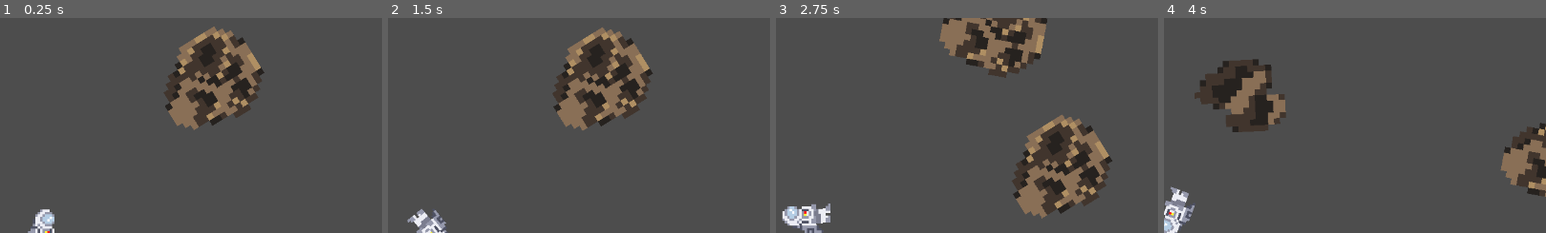
Above: before the commit, frames 1-4 (left to right).
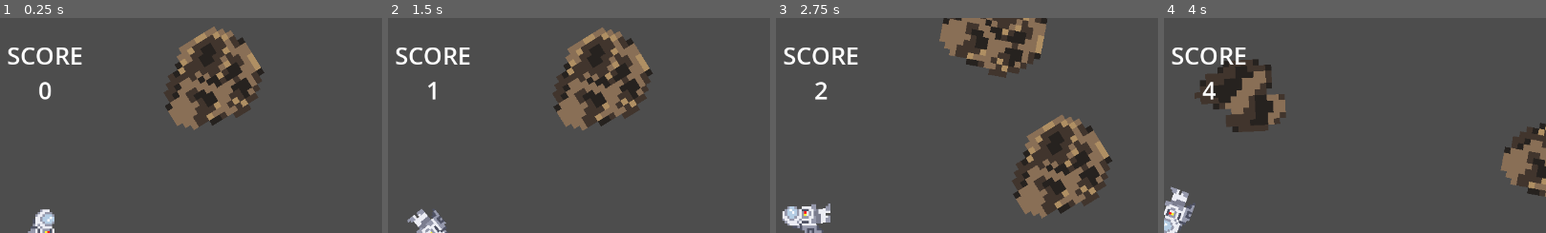
Above: after the commit, the same moments.

Repository: AgilMonkey/NoOxygenGame-ItechGamejam2023
Game: Godot game, scene res://scenes/Main.tscn
Two runs of this game, one before a commit and one after it. Both use one fixed random seed, a clock stepped at 60 frames per second and the inputs below.
Inputs:
- Up to frame 1 (0.25 s): no input
- Up to frame 2 (1.5 s): tap Enter at 0.5 s; hold Right (move_right) 0.53-1.28 s; hold Down (move_back) from 1.28 s (still down)
- Up to frame 3 (2.75 s): release Down (move_back) at 2.03 s; hold Right (move_right) from 2.03 s (still down)
- Up to frame 4 (4 s): release Right (move_right) at 2.78 s; hold Up (move_forward) 2.78-3.53 s; hold Left (move_left) from 3.53 s (still down)
The pictures show only the part of the screen within x 44-94%, y 0-50%; the shares and areas given below are measured in that part.

The runs differ from the first frame. In frame 1, 0.9% of the frame differs, in the area x 2-22%, y 13-39%; in frame 2, 0.9%; in frame 3, 0.9%; in frame 4, 0.9%.

Commit message:
added score mechanic

Diff:
--- a/scenes/Main.tscn
+++ b/scenes/Main.tscn
@@ -1,6 +1,7 @@
-[gd_scene load_steps=16 format=3 uid="uid://c3ex6cnoi4jt4"]
+[gd_scene load_steps=17 format=3 uid="uid://c3ex6cnoi4jt4"]
 
 [ext_resource type="PackedScene" uid="uid://ypipf57o2bjx" path="res://scenes/manager/spawn_manager.tscn" id="1_73e2h"]
+[ext_resource type="PackedScene" uid="uid://ccpbr6cqbw8pv" path="res://scenes/manager/game_manager.tscn" id="1_cpnfk"]
 [ext_resource type="PackedScene" uid="uid://cd8y4ij1ee2ol" path="res://scenes/entity/asteroid/asteroid.tscn" id="2_njqro"]
 [ext_resource type="PackedScene" uid="uid://dcbqsyecyve4g" path="res://scenes/entity/asteroid/asteroid1.tscn" id="3_4mqrj"]
 [ext_resource type="PackedScene" uid="uid://uou4ssvxdcly" path="res://scenes/entity/astronot/astronot.tscn" id="3_5ol35"]
@@ -19,6 +20,8 @@
 radius = 2300.0
 
 [node name="Main" type="Node2D"]
+
+[node name="GameManager" parent="." instance=ExtResource("1_cpnfk")]
 
 [node name="SpawnManager" parent="." instance=ExtResource("1_73e2h")]
 asteroids = Array[PackedScene]([ExtResource("2_njqro"), ExtResource("3_4mqrj"), ExtResource("4_78s2b"), ExtResource("5_ymvbw"), ExtResource("6_k7aw5"), ExtResource("7_exby2")])
@@ -57,6 +60,7 @@
 position = Vector2(871, 470)
 rotation = -0.927385
 
+[connection signal="on_score_changed" from="GameManager" to="UI/GameUI" method="_on_game_manager_on_score_changed"]
 [connection signal="on_death" from="Astronot" to="UI/GameUI" method="_on_astronot_on_death"]
 [connection signal="on_death" from="Astronot" to="UI/GameoverUI" method="_on_astronot_on_death"]
 [connection signal="on_health_changed" from="Astronot" to="UI/GameUI" method="_on_astronot_on_health_changed"]
--- /dev/null
+++ b/scenes/manager/game_manager.gd
@@ -0,0 +1,9 @@
+extends Node
+
+var score := 0
+
+signal on_score_changed(cur_score)
+
+func _on_score_timer_timeout() -> void:
+	score += 1
+	on_score_changed.emit(score)
--- /dev/null
+++ b/scenes/manager/game_manager.tscn
@@ -0,0 +1,11 @@
+[gd_scene load_steps=2 format=3 uid="uid://ccpbr6cqbw8pv"]
+
+[ext_resource type="Script" path="res://scenes/manager/game_manager.gd" id="1_rc0qq"]
+
+[node name="GameManager" type="Node"]
+script = ExtResource("1_rc0qq")
+
+[node name="ScoreTimer" type="Timer" parent="."]
+autostart = true
+
+[connection signal="timeout" from="ScoreTimer" to="." method="_on_score_timer_timeout"]
--- a/scenes/ui/game-ui/game_ui.gd
+++ b/scenes/ui/game-ui/game_ui.gd
@@ -2,6 +2,7 @@
 
 @onready var health_ui : Label = $HealthUI
 @onready var oxygen_ui : Label = $OxygenUI
+@onready var score_ui : Label = $ScoreUI
 
 func _on_astronot_on_health_changed(cur_health) -> void:
 	health_ui.text = "Health: " + str(cur_health)
@@ -11,5 +12,9 @@
 	oxygen_ui.text = "Oxygen: " + str(cur_oxygen)
 
 
+func _on_game_manager_on_score_changed(cur_score) -> void:
+	score_ui.text = "SCORE\n" + str(cur_score)
+
+
 func _on_astronot_on_death() -> void:
 	visible = false
--- a/scenes/ui/game-ui/game_ui.tscn
+++ b/scenes/ui/game-ui/game_ui.tscn
@@ -36,3 +36,18 @@
 grow_vertical = 0
 theme_override_font_sizes/font_size = 50
 text = "Oxygen: 200"
+
+[node name="ScoreUI" type="Label" parent="."]
+layout_mode = 1
+anchors_preset = 5
+anchor_left = 0.5
+anchor_right = 0.5
+offset_left = -148.5
+offset_top = 35.0
+offset_right = 148.5
+offset_bottom = 179.0
+grow_horizontal = 2
+theme_override_font_sizes/font_size = 40
+text = "SCORE
+0"
+horizontal_alignment = 1
